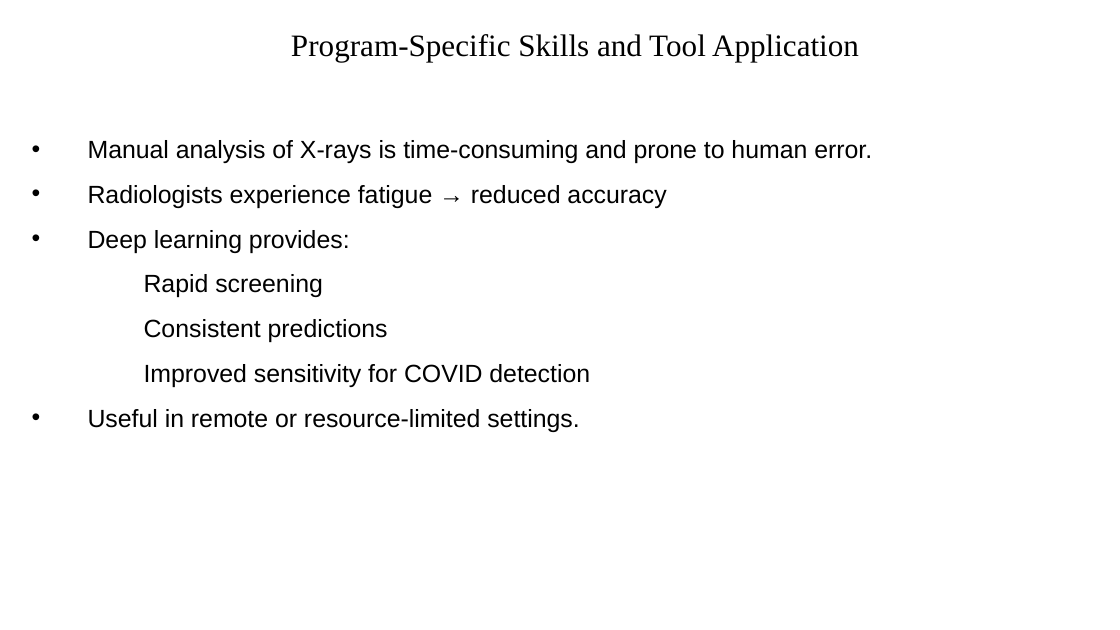
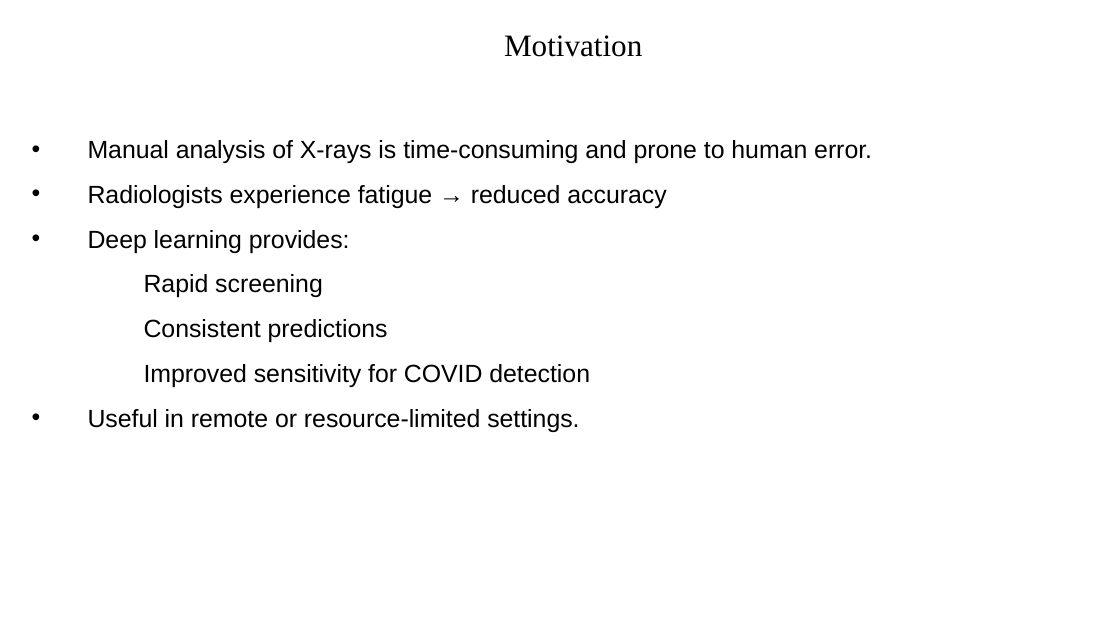
Before and after one commit to veerasagar/CoE-VC, a slide deck: slide 10 of Xception/Internship Phase 1.pptx. Drawn at 1120x630 pixels with LibreOffice and Linux fonts; fonts in the diff are those of the drawing; background and template pictures are left out. Boxes give left, top, right and bottom in pixels: in the first picture for what was removed or moved away, otherwise in the second. Text is boxed around its words. In the diff, an @@ line names an element or a change of style, - is before the commit and + after.

```diff
--- a/Xception/Internship Phase 1.pptx
+++ b/Xception/Internship Phase 1.pptx
@@ text at [504, 35, 642, 57]: text changed @@
-Program-Specific Skills and Tool Application
+Motivation
```
Also in this commit, not shown: 4 other slides changed.
